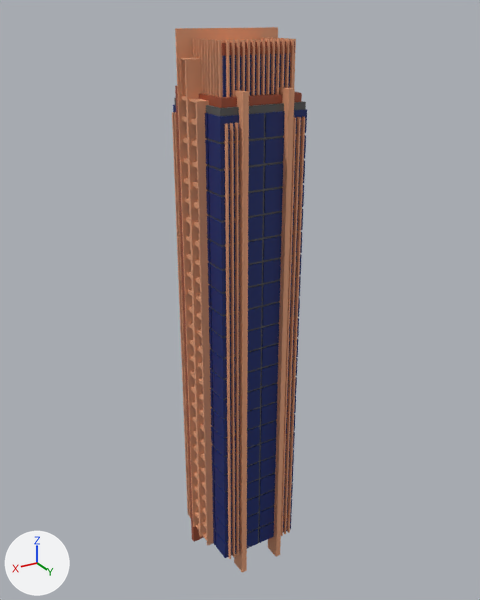
One commit to the Blender file GameDesign2_Game2/Assets/Blender/Russo/build.blend: the scene before it, then after it.
Before and after are seen from a 50 mm camera at (31.1, 52.0, 53.9) aimed at (-0.7, -0.9, 27.4). Every picture has the same lights, and +X, +Y and +Z are marked at lower left.

Script lines for the objects in view, before the commit:
```python
me_cube = bpy.data.meshes.new('Cube')
me_cube.from_pydata(...)  # 2688 vertices, 2016 faces; spans x -4.3..4.3, y -4.3..4.3, z -23.0..23.0
me_cube.materials.append(mat_material)  # dark blue #09226a
me_cube_011 = bpy.data.meshes.new('Cube.011')
me_cube_011.from_pydata(...)  # 224 vertices, 168 faces; spans x -11.27..0.38, y -3.66..3.66, z -3.74..3.74
me_cube_011.materials.append(mat_material_002)  # beige #e7a27b
me_cube_013 = bpy.data.meshes.new('Cube.013')
me_cube_013.from_pydata(...)  # a box spanning x 2.47..3.82, y -0.8..-0.63, z -7.78..-0.29
me_cube_013.materials.append(mat_material_002)  # beige #e7a27b
me_cube_018 = bpy.data.meshes.new('Cube.018')
me_cube_018.from_pydata(...)  # a box spanning x -3.82..-2.47, y -0.8..-0.63, z -7.78..-0.29
me_cube_018.materials.append(mat_material_002)  # beige #e7a27b
ob_cube = bpy.data.objects.new('Cube', me_cube)
ob_cube.location = (0.0, 0.0, 23.4)
ob_cube_007 = bpy.data.objects.new('Cube.007', me_cube_011)
ob_cube_007.location = (3.4, 0.0, 49.5)
ob_cube_007.scale = (0.631, 0.868, 0.666)
ob_cube_015 = bpy.data.objects.new('Cube.015', me_cube_013)
ob_cube_015.location = (0.0, 0.0, 50.2)
ob_cube_015.rotation_euler = (0.0, 0.0, 1.571)  # degrees (0, 0, 90)
ob_cube_015.scale = (1.28, 3.12, 6.72)
ob_cube_017 = bpy.data.objects.new('Cube.017', me_cube_018)
ob_cube_017.location = (0.0, 0.0, 50.2)
ob_cube_017.rotation_euler = (0.0, 0.0, -1.571)  # degrees (0, 0, -90)
ob_cube_017.scale = (1.28, 3.12, 6.72)
# also in view: 'Cube.001' at (0.0, 0.0, 23.6); 'Cube.004' at (0.0, 0.0, 26.6); 'Cube.014' at (0.0, -3.3, 23.0); 'Cube.013' at (0.0, -2.2, 23.0); 'Cube.016' at (3.3, 4.4, 23.0)
```
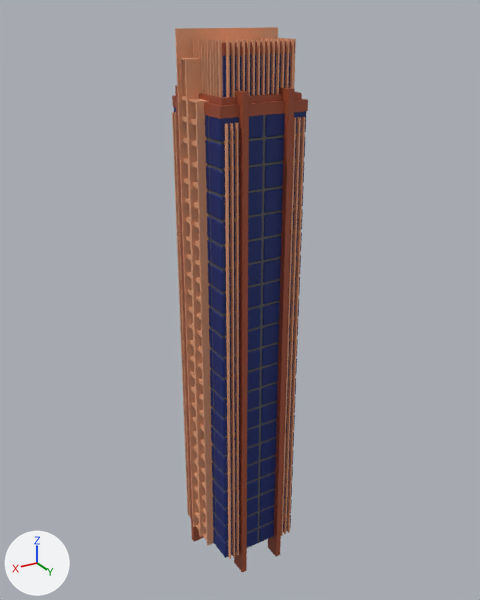
Changed parts and their boxes (x1, y1, x2, y2) in the pictures (480 x 600 px):
```json
{"object": "Cube", "change": "modifiers changed", "before": [173, 105, 307, 558], "after": [174, 107, 306, 557]}
{"object": "Cube.015", "change": "recoloured", "before": [234, 90, 249, 572], "after": [234, 90, 249, 572]}
{"object": "Cube.017", "change": "recoloured", "before": [268, 87, 295, 557], "after": [268, 87, 295, 557]}
{"object": "Cube.020", "change": "added", "after": [172, 95, 308, 119], "on screen": "brown"}
```

Edits to the scene script, one JSON object a line:
```json
{"block": "me_cube_013", "where": "me_cube_013.from_pydata(...)  # 8 vertices, 6 faces; spans x 2.47..3.82, y -0.8..-0.63, z -7.78..-0.29"}
{"op": "remove", "block": "me_cube_013", "code": "me_cube_013.materials.append(mat_material_002)  # beige #e7a27b"}
{"op": "add", "block": "me_cube_013", "code": "me_cube_013.materials.append(mat_material_004)  # brown #9f4d32"}
{"block": "me_cube_018", "where": "me_cube_018.from_pydata(...)  # 8 vertices, 6 faces; spans x -3.82..-2.47, y -0.8..-0.63, z -7.78..-0.29"}
{"op": "remove", "block": "me_cube_018", "code": "me_cube_018.materials.append(mat_material_002)  # beige #e7a27b"}
{"op": "add", "block": "me_cube_018", "code": "me_cube_018.materials.append(mat_material_004)  # brown #9f4d32"}
{"op": "add", "block": "me_cube_001", "code": ["me_cube_001 = bpy.data.meshes.new('Cube.001')", "me_cube_001.from_pydata(...)  # a box spanning x -1.0..1.0, y -1.0..1.0, z -0.78..1.0", "me_cube_001.materials.append(mat_material_004)  # brown #9f4d32"]}
{"op": "add", "block": "ob_cube", "code": "_m = ob_cube.modifiers.new('Bevel', 'BEVEL')"}
{"op": "add", "block": "ob_cube_020", "code": ["ob_cube_020 = bpy.data.objects.new('Cube.020', me_cube_001)", "ob_cube_020.location = (0.0, 0.0, 46.6)", "ob_cube_020.scale = (4.33, 4.33, 0.549)"]}
```
